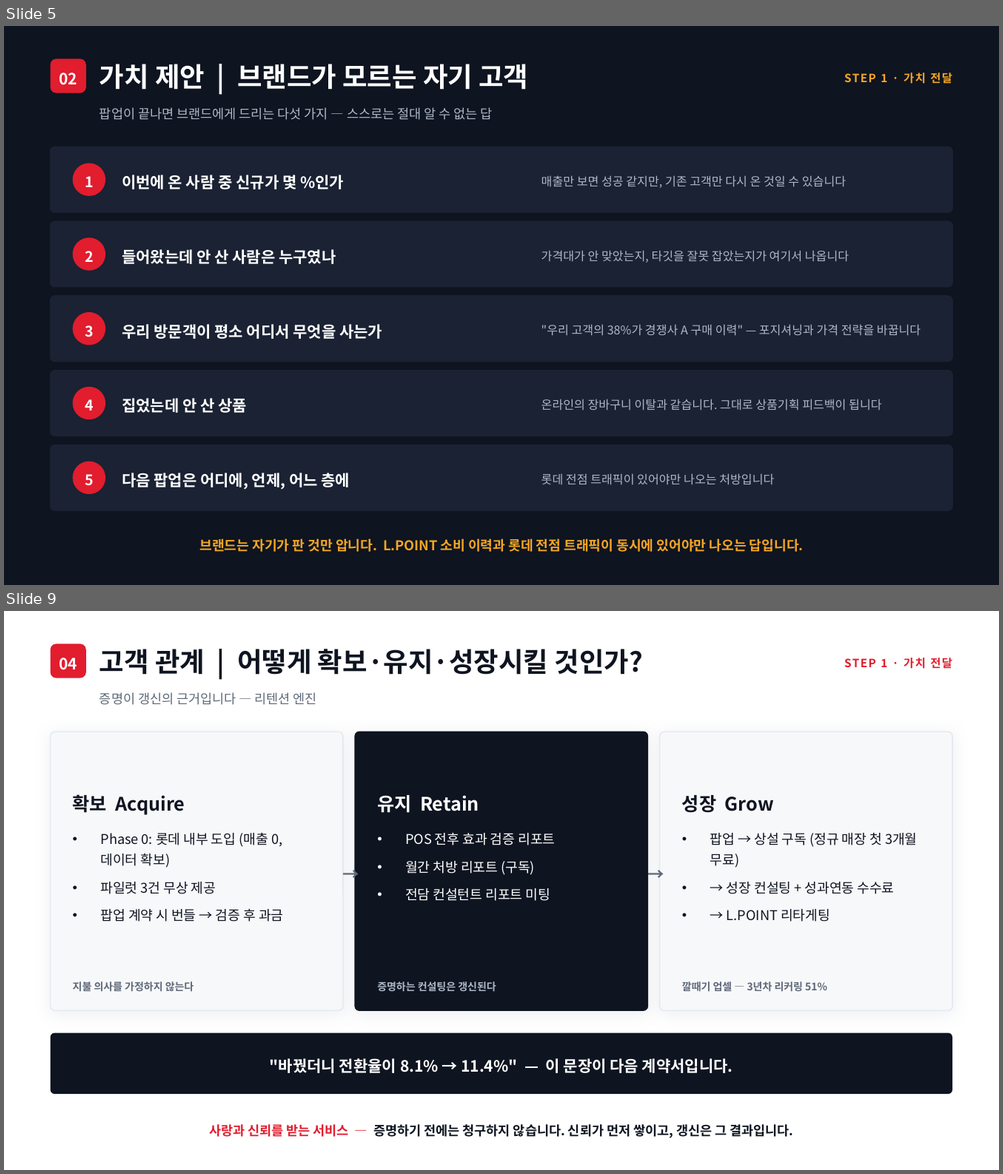
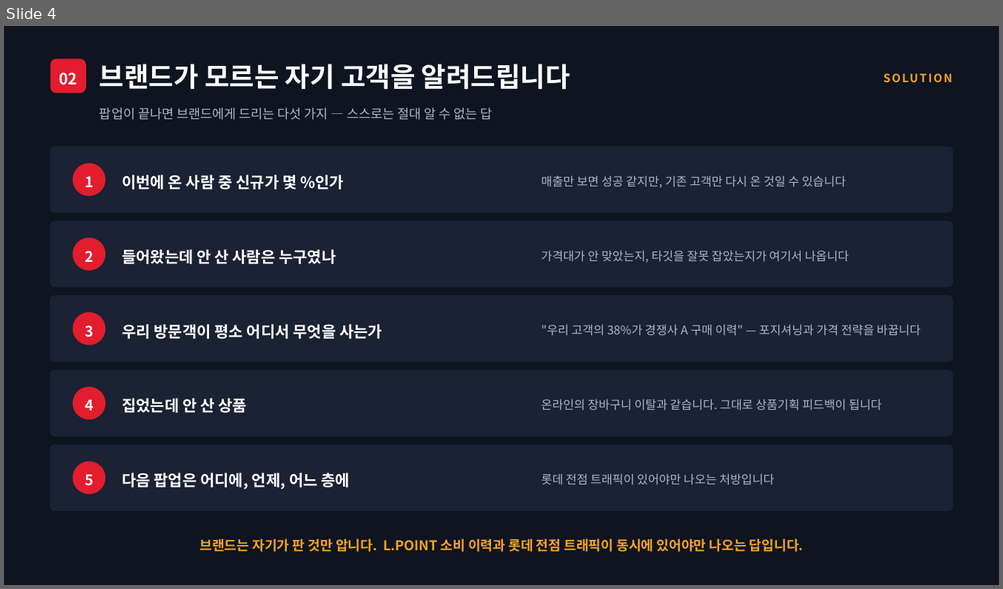
Before and after one commit to neti84-design/LMBA, a slide deck: LGA_롯데신사업_발표_맑은고딕.pptx. Shown one above the other, each under a label of ours: slides 5 and 9 before the commit, slide 4 after it; the slides between them are not shown. The pictures are 1003x1174 and 1003x589 pixels, drawn with LibreOffice and Linux fonts; fonts in the diff are those of the drawing. Boxes give left, top, right and bottom in pixels: in the first picture for what was removed or moved away, otherwise in the second. Text is boxed around its words. In the diff, an @@ line names an element or a change of style, - is before the commit and + after.

```diff
--- a/LGA_롯데신사업_발표_맑은고딕.pptx
+++ b/LGA_롯데신사업_발표_맑은고딕.pptx
@@ slide 9 removed at [4, 611, 999, 1170], background #FFFFFF @@
@@ rounded rectangle removed at [51, 644, 86, 678] @@
@@ text removed at [99, 649, 643, 675] @@
-고객 관계 | 어떻게 확보·유지·성장시킬 것인가?
@@ text removed at [59, 658, 77, 670] @@
-04
@@ text removed at [844, 658, 952, 669] @@
-STEP 1 · 가치 전달
@@ text removed at [99, 692, 317, 705] @@
-증명이 갱신의 근거입니다 — 리텐션 엔진
@@ rounded rectangle removed at [51, 732, 343, 1011] @@
@@ rounded rectangle removed at [355, 732, 647, 1011] @@
@@ rounded rectangle removed at [660, 732, 952, 1011] @@
@@ text removed at [73, 795, 185, 815] @@
-확보 Acquire
@@ text removed at [377, 795, 479, 813] @@
-유지 Retain
@@ text removed at [682, 795, 774, 813] @@
-성장 Grow
@@ text removed at [101, 833, 283, 922] @@
-• Phase 0: 롯데 내부 도입 (매출 0, 데이터 확보)
-• 파일럿 3건 무상 제공
-• 팝업 계약 시 번들 → 검증 후 과금
@@ text removed at [343, 852, 355, 891] @@
-→
@@ text removed at [405, 833, 555, 901] @@
-• POS 전후 효과 검증 리포트
-• 월간 처방 리포트 (구독)
-• 전담 컨설턴트 리포트 미팅
@@ text removed at [648, 852, 660, 891] @@
-→
@@ text removed at [710, 833, 917, 922] @@
-• 팝업 → 상설 구독 (정규 매장 첫 3개월 무료)
-• → 성장 컨설팅 + 성과연동 수수료
-• → L.POINT 리타게팅
@@ text removed at [73, 982, 194, 991] @@
-지불 의사를 가정하지 않는다
@@ text removed at [377, 982, 495, 992] @@
-증명하는 컨설팅은 갱신된다
@@ text removed at [682, 982, 827, 992] @@
-깔때기 업셀 — 3년차 리커링 51%
@@ rounded rectangle removed at [51, 1034, 952, 1094] @@
@@ text removed at [270, 1059, 733, 1073] @@
-"바꿨더니 전환율이 8.1% → 11.4%" — 이 문장이 다음 계약서입니다.
@@ text removed at [209, 1125, 793, 1139] @@
-사랑과 신뢰를 받는 서비스 — 증명하기 전에는 청구하지 않습니다. 신뢰가 먼저 쌓이고, 갱신은 그 결과입니다.
@@ what was slide 5 is now slide 4 @@
@@ slide 4 changed as well @@
@@ text at [99, 64, 570, 90]: text changed @@
-가치 제안 | 브랜드가 모르는 자기 고객
+브랜드가 모르는 자기 고객을 알려드립니다
@@ text at [844, 73, 952, 84]: text changed @@
-STEP 1 · 가치 전달
+SOLUTION
```
Also in this commit, not shown: 10 other slides changed, 7 slides added, 5 other slides removed, 8 other files.
